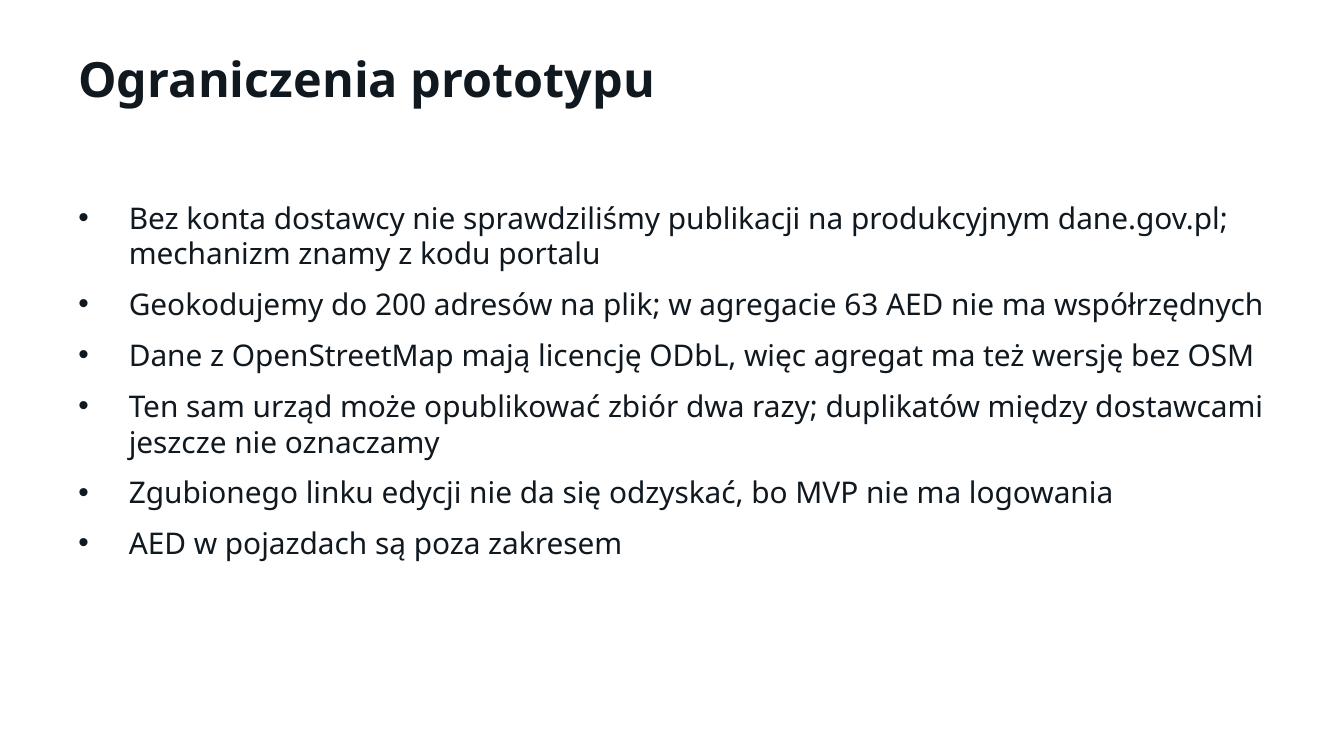
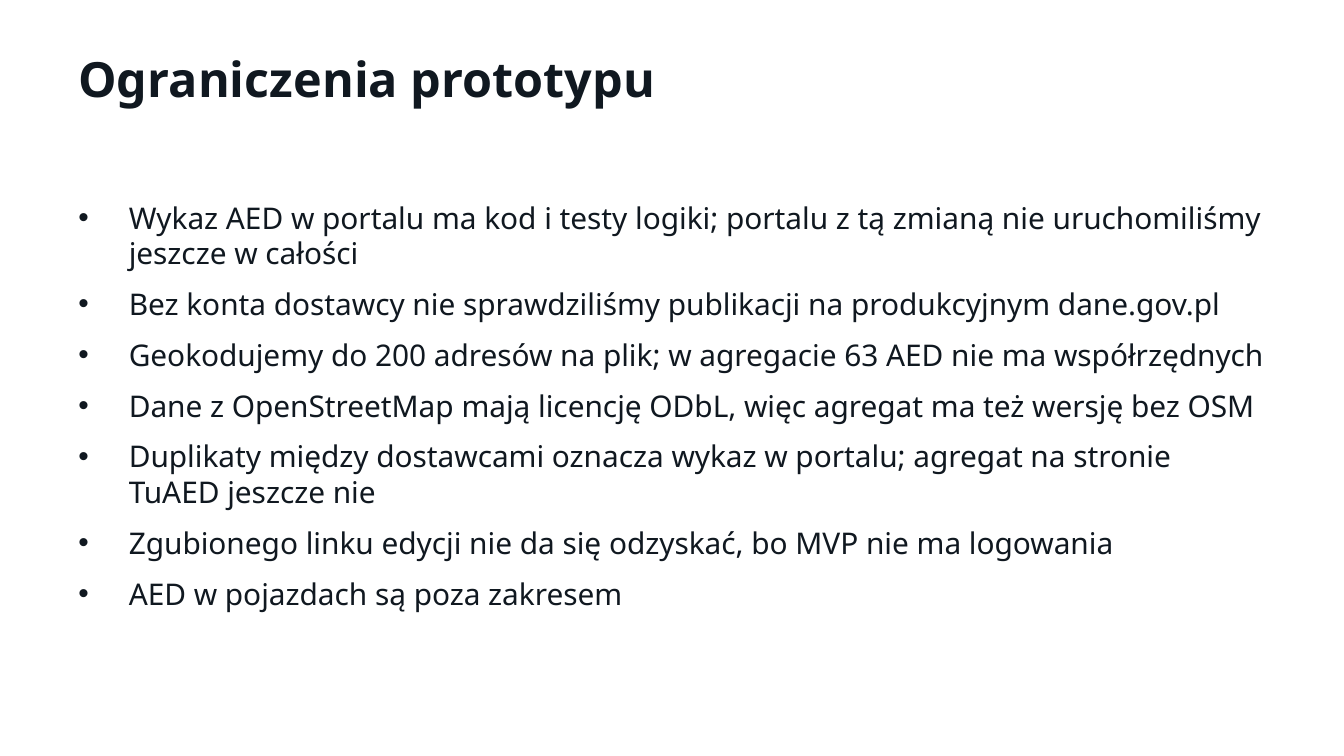
Before and after one commit to LastMinuteGameStudio/hacknation, a slide deck: slide 17 of prezentacja/TuAED-Misja-AED.pptx (slide 16 before the commit). Drawn at 1344x756 pixels with LibreOffice and Linux fonts; fonts in the diff are those of the drawing. Boxes give left, top, right and bottom in pixels: in the first picture for what was removed or moved away, otherwise in the second. Text is boxed around its words. In the diff, an @@ line names an element or a change of style, - is before the commit and + after.

```diff
--- a/prezentacja/TuAED-Misja-AED.pptx
+++ b/prezentacja/TuAED-Misja-AED.pptx
@@ text at <box>129,206,1261,323</box>: text changed @@
-• Bez konta dostawcy nie sprawdziliśmy publikacji na produkcyjnym dane.gov.pl; mechanizm znamy z kodu portalu
+• Wykaz AED w portalu ma kod i testy logiki; portalu z tą zmianą nie uruchomiliśmy jeszcze w całości
+• Bez konta dostawcy nie sprawdziliśmy publikacji na produkcyjnym dane.gov.pl
@@ text at <box>129,444,1171,510</box>: text changed @@
-• Ten sam urząd może opublikować zbiór dwa razy; duplikatów między dostawcami jeszcze nie oznaczamy
+• Duplikaty między dostawcami oznacza wykaz w portalu; agregat na stronie TuAED jeszcze nie
```
Also in this commit, not shown: 1 slide added, 1 other file.
